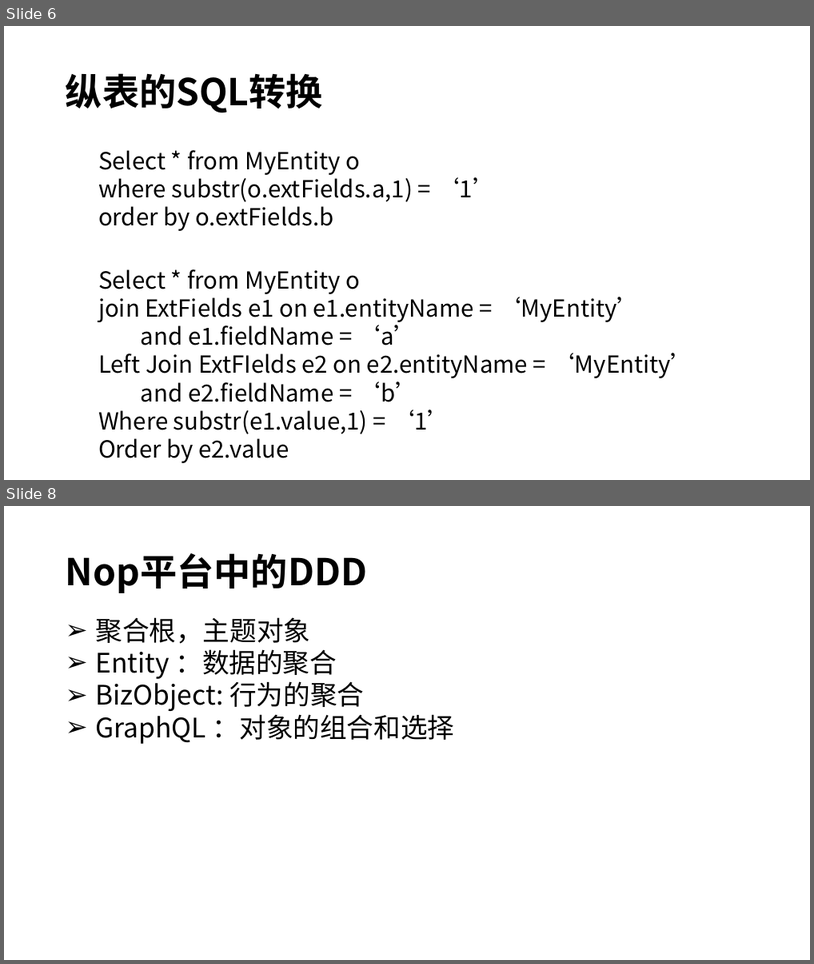
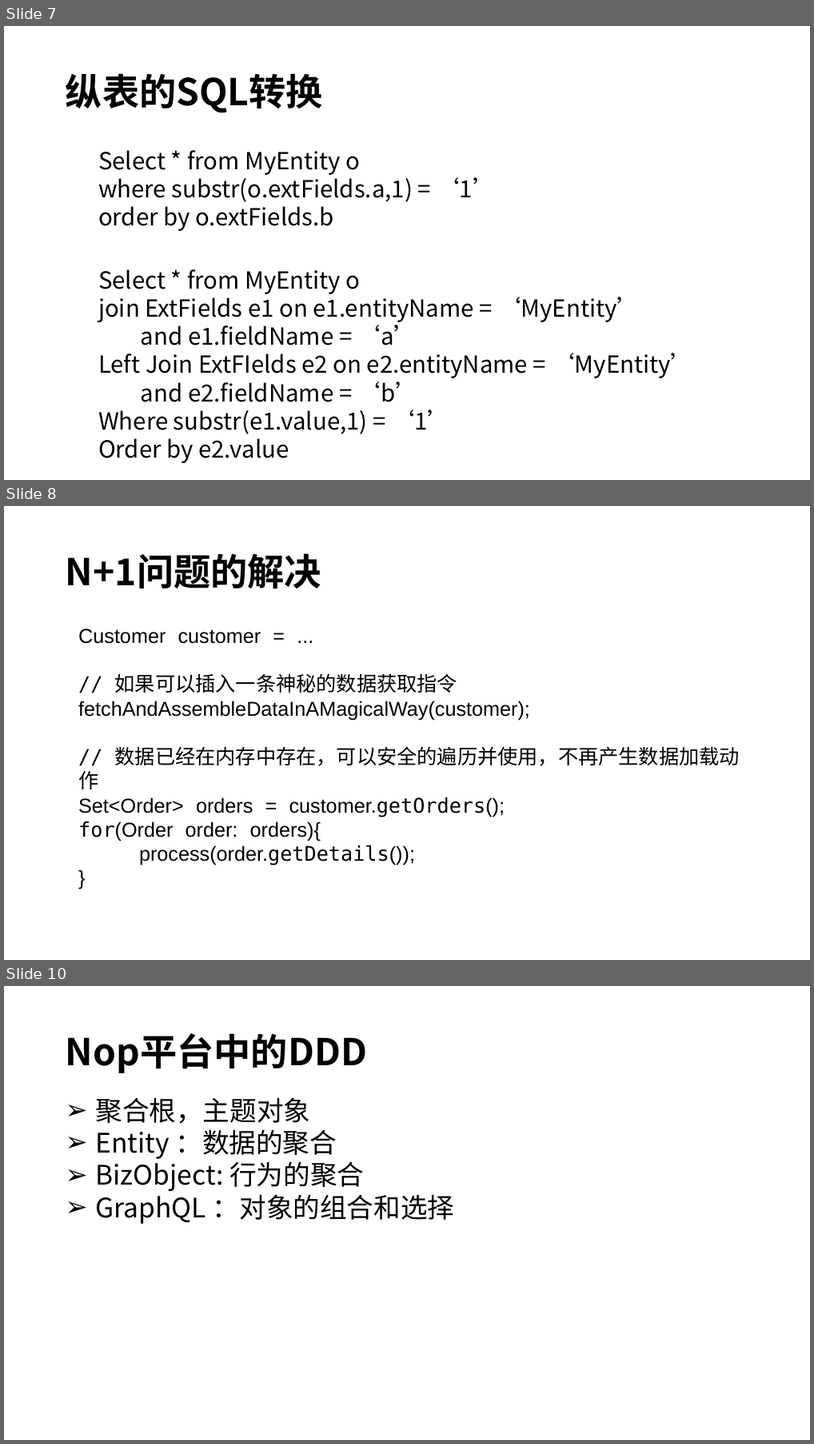
Before and after one commit to entropy-cloud/nop-entropy, a slide deck: docs/ppt/nop-orm.pptx. Shown one above the other, each under a label of ours: slides 6 and 8 before the commit, slides 7, 8 and 10 after it; the slides between them are not shown. The pictures are 814x964 and 814x1444 pixels, drawn with LibreOffice and Linux fonts; fonts in the diff are those of the drawing. Boxes give left, top, right and bottom in pixels: in the first picture for what was removed or moved away, otherwise in the second. Text is boxed around its words. In the diff, an @@ line names an element or a change of style, - is before the commit and + after.

```diff
--- a/docs/ppt/nop-orm.pptx
+++ b/docs/ppt/nop-orm.pptx
@@ slide 8 added at <box>4,506,810,960</box>, background #FFFFFF @@
@@ title added at <box>66,553,322,588</box>, 44 pt, text #000000, bold @@
+N+1问题的解决
@@ text added at <box>78,628,740,865</box>, 24 pt, text #000000 @@
+Customer customer = ...
+// 如果可以插入一条神秘的数据获取指令 fetchAndAssembleDataInAMagicalWay(customer);
+// 数据已经在内存中存在，可以安全的遍历并使用，不再产生数据加载动作
+Set<Order> orders = customer.getOrders();
+for(Order order: orders){
+process(order.getDetails());
+}
@@ what was slide 6 is now slide 7 @@
@@ what was slide 8 is now slide 10 @@
```
Also in this commit, not shown: 3 other slides added, 2 slides removed, 2 other files.
